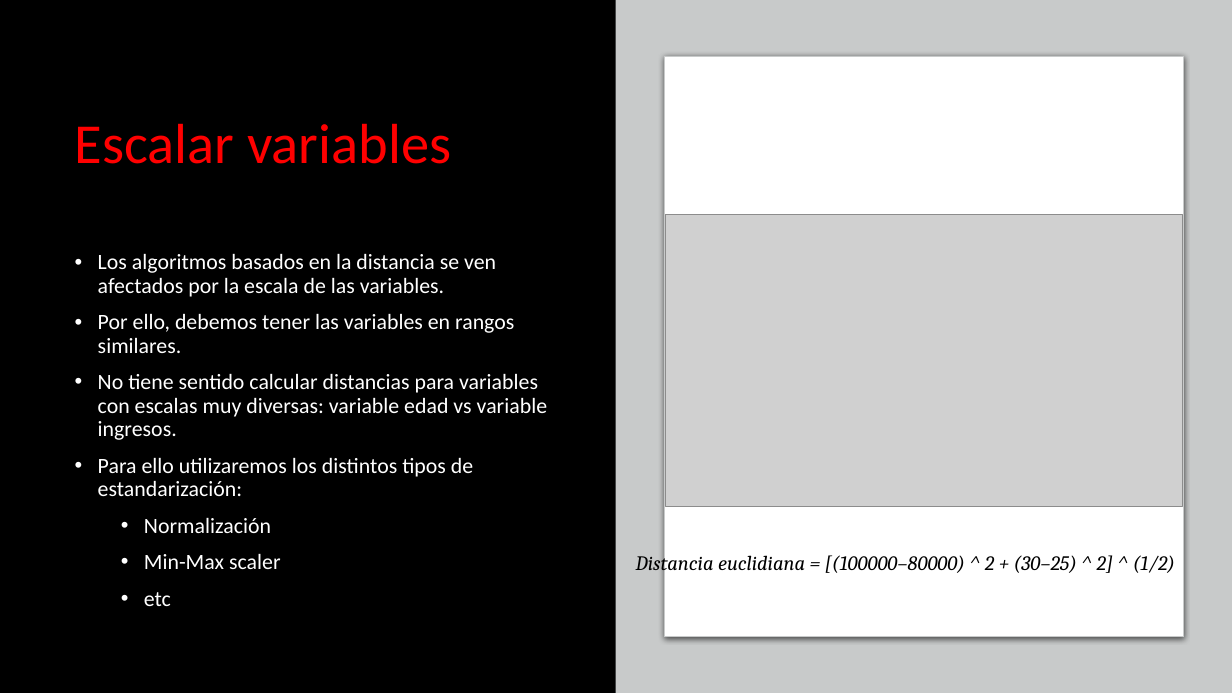
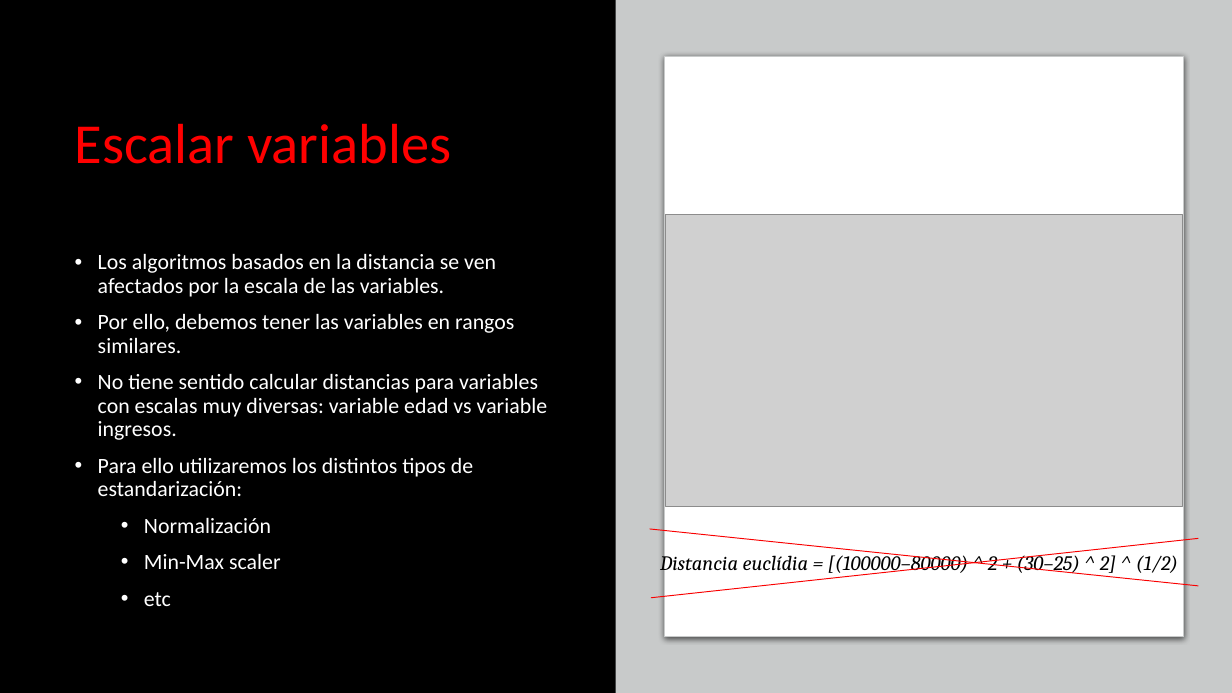
Before and after one commit to CarlosDiazGirol/thebridgedsftsep20, a slide deck: slide 6 of 3-Machine Learning/1-Supervisado/KNN/Machine Learning - KNN.pptx. Drawn at 1232x693 pixels with LibreOffice and Linux fonts; fonts in the diff are those of the drawing; grey boxes stand for pictures. Boxes give left, top, right and bottom in pixels: in the first picture for what was removed or moved away, otherwise in the second. Text is boxed around its words. In the diff, an @@ line names an element or a change of style, - is before the commit and + after.

```diff
--- a/3-Machine Learning/1-Supervisado/KNN/Machine Learning - KNN.pptx
+++ b/3-Machine Learning/1-Supervisado/KNN/Machine Learning - KNN.pptx
@@ line added from (650, 529) to (1199, 586), #F90000 0.75 pt @@
@@ line added from (652, 598) to (1199, 539), #F90000 0.75 pt @@
@@ text at (660, 551, 1178, 576): text changed @@
-Distancia euclidiana = [(100000–80000) ^ 2 + (30–25) ^ 2] ^ (1/2)
+Distancia euclídia = [(100000–80000) ^ 2 + (30–25) ^ 2] ^ (1/2)
```
Also in this commit, not shown: 2 other slides changed, 1 other file.
